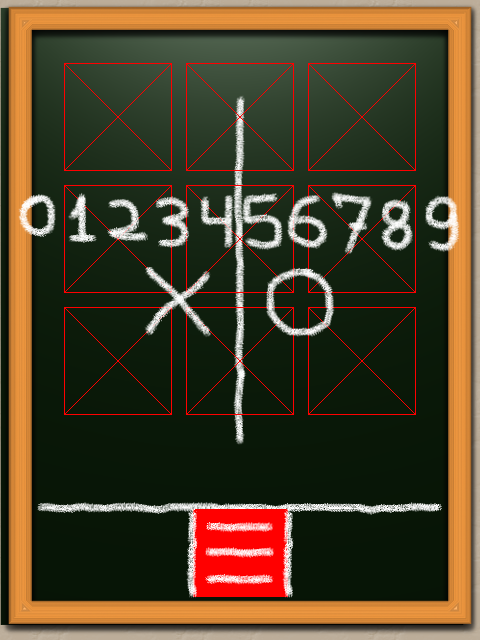
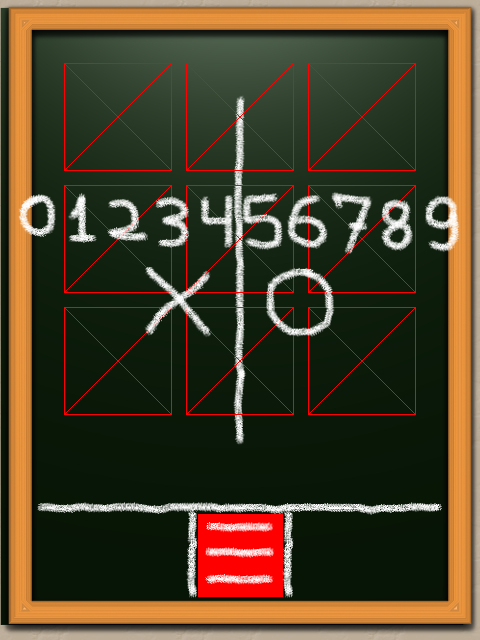
Layers edited between the first and the second (480, 640) image:
moved "score_line" above "menu_touch" over [193, 509, 288, 515]
painted on "menu_touch" over [193, 509, 288, 597]
